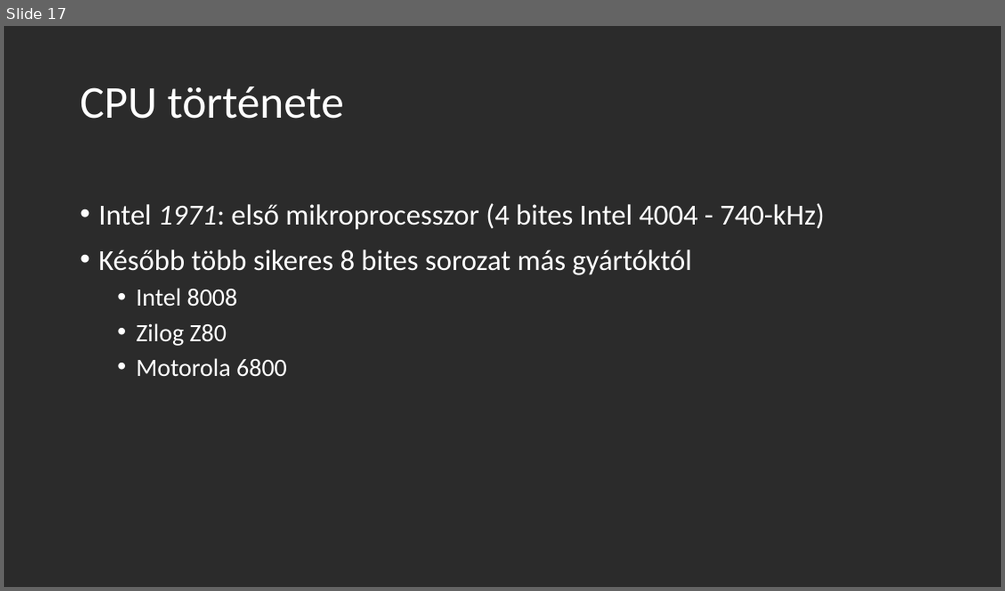
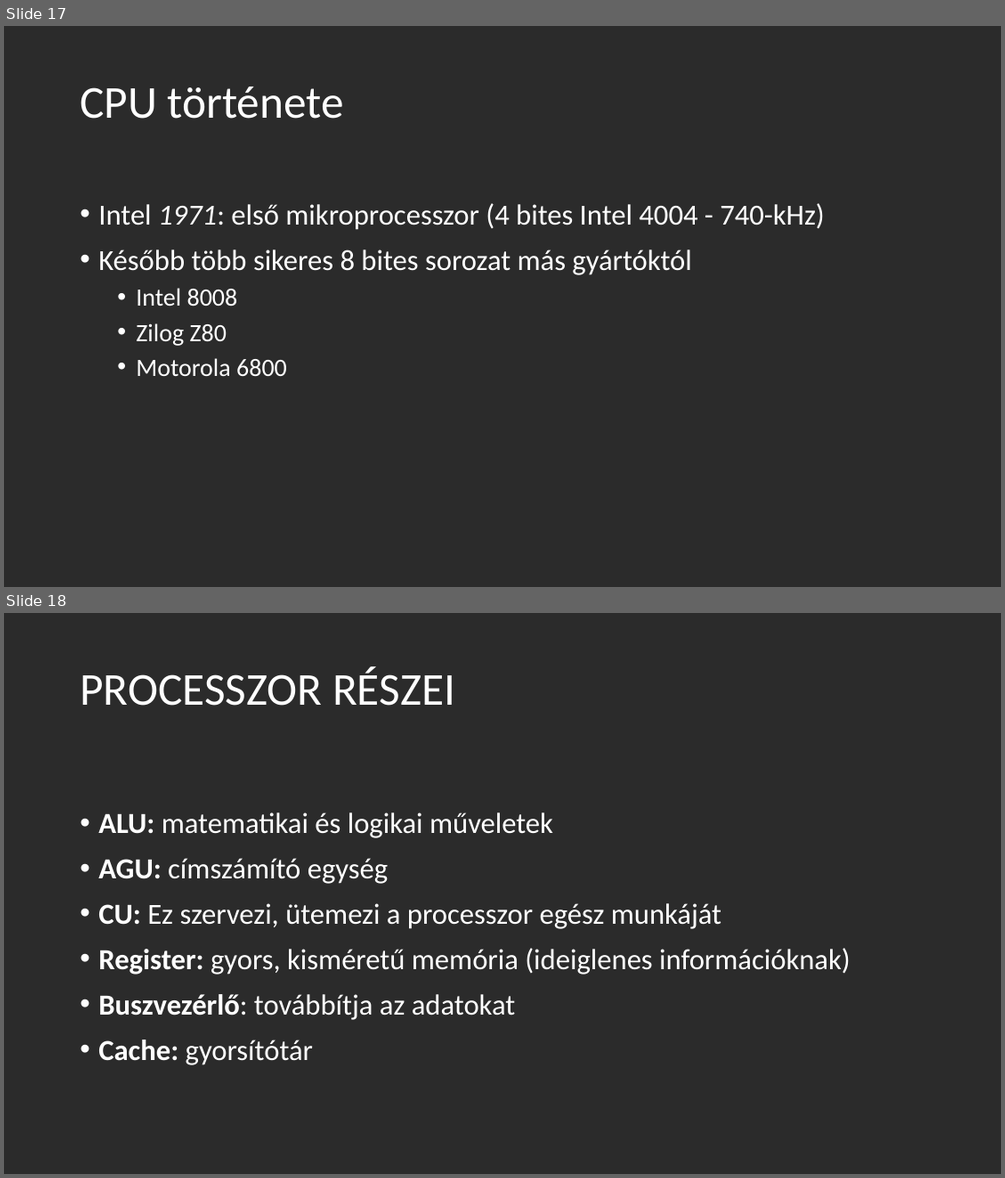
Before and after one commit to OsziMisi/Jozsika, a slide deck: processzor + memoria.pptx. Shown one above the other, each under a label of ours: slide 17 before the commit, slides 17 and 18 after it. The pictures are 1005x591 and 1005x1178 pixels, drawn with LibreOffice and Linux fonts; fonts in the diff are those of the drawing; background and template pictures are left out; a plain dark background stands for a picture behind light text. Boxes give left, top, right and bottom in pixels: in the first picture for what was removed or moved away, otherwise in the second. Text is boxed around its words. In the diff, an @@ line names an element or a change of style, - is before the commit and + after.

```diff
--- a/processzor + memoria.pptx
+++ b/processzor + memoria.pptx
@@ slide 18 added at box(4, 613, 1001, 1174), background picture (left out) @@
@@ title added at box(80, 667, 455, 706), 44 pt, text #FFFFFF @@
+PROCESSZOR RÉSZEI
@@ text added at box(98, 812, 850, 1065), 28 pt, text #FFFFFF @@
+• ALU: matematikai és logikai műveletek
+• AGU: címszámító egység
+• CU: Ez szervezi, ütemezi a processzor egész munkáját
+• Register: gyors, kisméretű memória (ideiglenes információknak)
+• Buszvezérlő: továbbítja az adatokat
+• Cache: gyorsítótár
```
Also in this commit, not shown: 2 other slides added.
